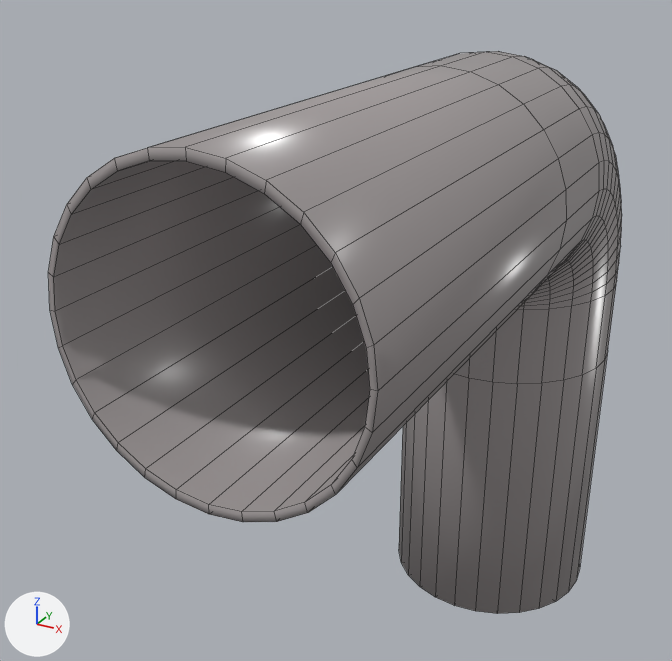
Two versions of the Blender file Assets/Prefabs/Obstacles/Level1/Models/Pipe_Obstacle/Pipe_curve_big.blend, one commit apart.
Before and after are seen from a 50 mm lens placed at (2.64, -8.35, 4.73), pointed at (-0.78, -2.11, 1.61). Every picture has the same lights, and +X, +Y and +Z are marked at lower left. Mesh edges are drawn as thin lines.

In view in the first picture: 'Pipe_curve_big'.
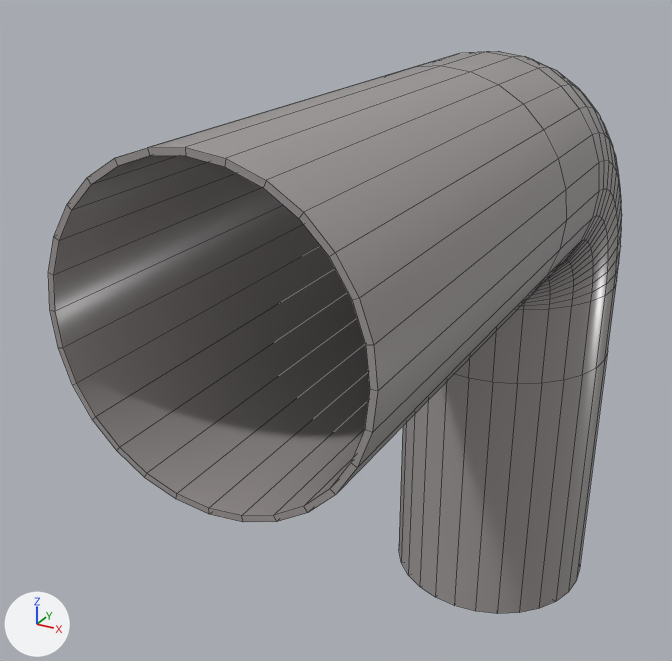
Where the newer file only moved an object's origin or applied its transform, the numbers keep the older frame.

Boxes (x1, y1, x2, y2) around the edits, measured in the pictures (672 x 661 px):
```json
{"object": "Pipe_curve_big", "change": "reshaped, modifiers changed", "before": [48, 51, 622, 614], "after": [48, 51, 622, 614]}
{"part": 1, "of": "me_cylinder_030", "change": "added", "after": [48, 147, 378, 522]}
```

The change, as JSON lines over the scene's bpy script:
```json
{"block": "me_cylinder_030", "where": "# used by ob_pipe_curve_big; location = (0.0, 0.0, 0.0); scale = (1.0, 1.0, 1.6)"}
{"op": "remove", "block": "me_cylinder_030", "code": "me_cylinder_030.from_pydata(...)  # 476 vertices, 448 faces; spans x -1.0..1.0, y -4.97..1.0, z -1.1..2.36"}
{"op": "add", "block": "me_cylinder_030", "code": "me_cylinder_030.from_pydata(...)  # 952 vertices, 952 faces; spans x -1.0..1.0, y -4.97..1.0, z -1.1..2.36"}
{"block": "me_cylinder_030", "change": "me_cylinder_030 part 1: 476 vertices added at x -0.96..0.96, y -4.97..0.96, z -1.1..2.34"}
{"op": "remove", "block": "ob_pipe_curve_big", "code": "_m = ob_pipe_curve_big.modifiers.new('Solidify', 'SOLIDIFY')"}
{"op": "remove", "block": "ob_pipe_curve_big", "code": "_m.thickness = 0.04"}
```
